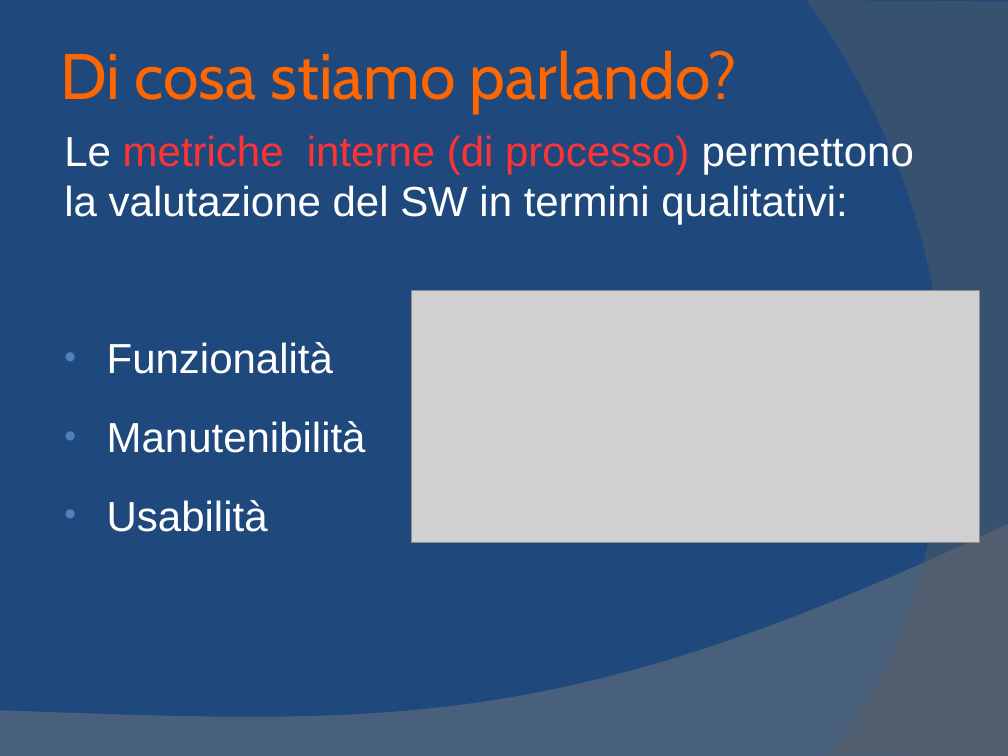
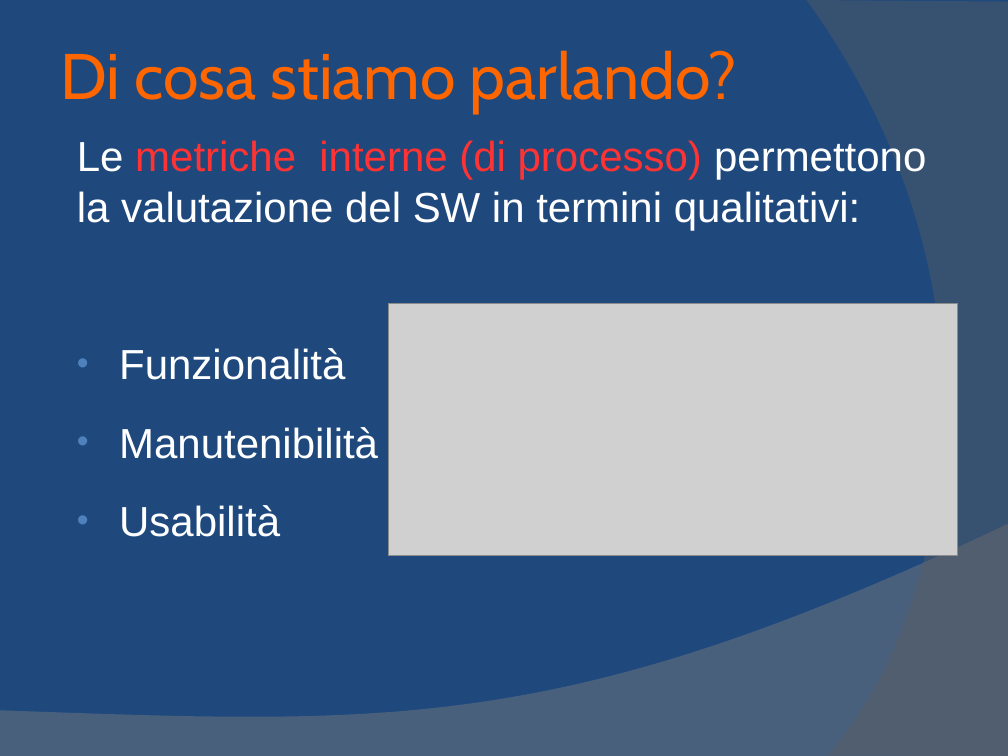
Before and after one commit to yan0z/ISW, a slide deck: slide 5 of Quesito 2 Team/Gruppo01TeamSoftwareRevolutionMetrica.odp. Drawn at 1008x756 pixels with LibreOffice and Linux fonts; fonts in the diff are those of the drawing; grey boxes stand for pictures. Boxes give left, top, right and bottom in pixels: in the first picture for what was removed or moved away, otherwise in the second. Text is boxed around its words. In the diff, an @@ line names an element or a change of style, - is before the commit and + after.

```diff
--- a/Quesito 2 Team/Gruppo01TeamSoftwareRevolutionMetrica.odp
+++ b/Quesito 2 Team/Gruppo01TeamSoftwareRevolutionMetrica.odp
@@ text "Le metriche interne (di processo) ...": place and size @@
-text "Le metriche interne (di processo) ..." at [64,135,914,532]
+text "Le metriche interne (di processo) ..." at [77,140,926,537]
@@ picture: place and size @@
-picture at [411,290,980,542]
+picture at [389,303,958,555]
```
Also in this commit, not shown: 3 other slides changed.
